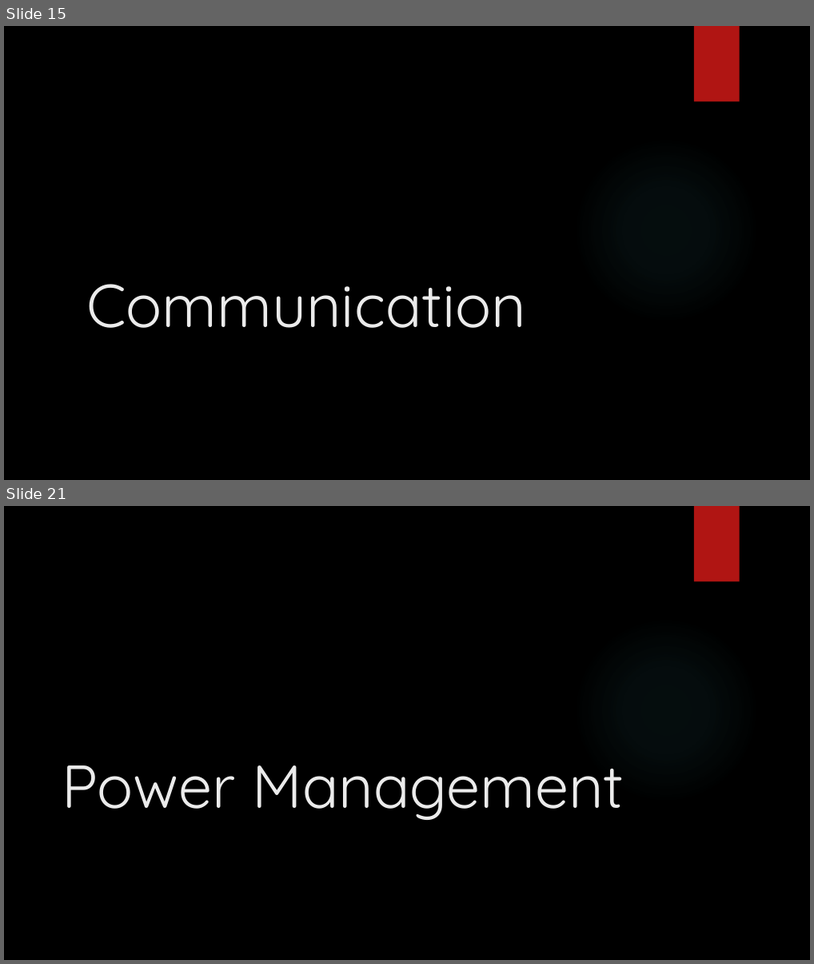
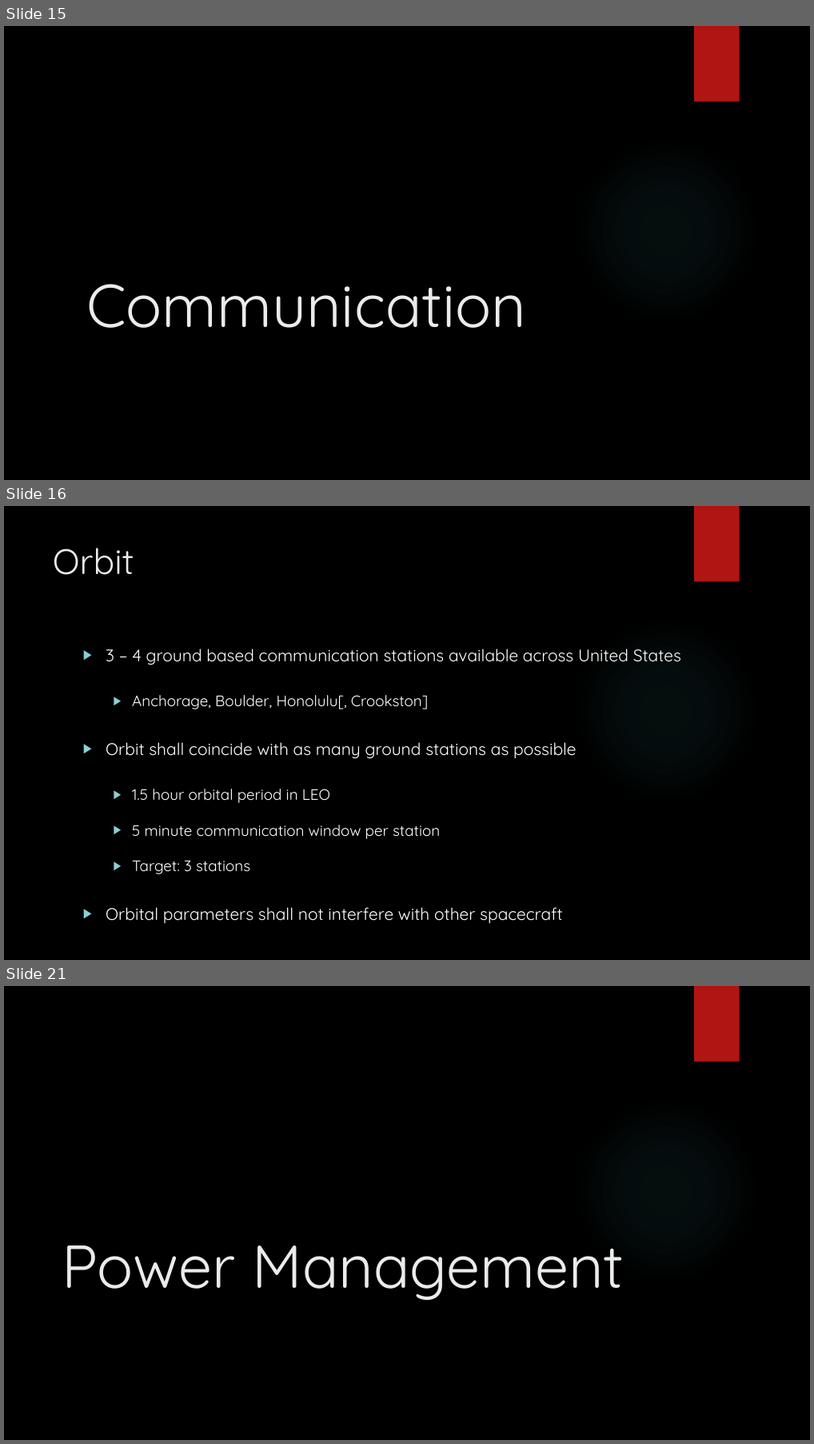
Before and after one commit to HASP-UMN/CubeSat, a slide deck: Presentations/PDR_Presentation.pptx. Shown one above the other, each under a label of ours: slides 15 and 21 before the commit, slides 15, 16 and 21 after it; the slides between them are not shown. The pictures are 814x964 and 814x1444 pixels, drawn with LibreOffice and Linux fonts; fonts in the diff are those of the drawing; background and template pictures are left out. Boxes give left, top, right and bottom in pixels: in the first picture for what was removed or moved away, otherwise in the second. Text is boxed around its words. In the diff, an @@ line names an element or a change of style, - is before the commit and + after.

```diff
--- a/Presentations/PDR_Presentation.pptx
+++ b/Presentations/PDR_Presentation.pptx
@@ slide 16 added at [4, 506, 810, 960], background picture (left out); not listed: 2 template elements that a slide beside it also shows @@
@@ title added at [53, 548, 134, 575], 42 pt, text #EBEBEB @@
+Orbit
@@ text added at [106, 648, 682, 923], 20 pt, text #FFFFFF @@
+▶ 3 – 4 ground based communication stations available across United States
+  ▶ Anchorage, Boulder, Honolulu[, Crookston]
+▶ Orbit shall coincide with as many ground stations as possible
+  ▶ 1.5 hour orbital period in LEO
+  ▶ 5 minute communication window per station
+  ▶ Target: 3 stations
+▶ Orbital parameters shall not interfere with other spacecraft
```
Also in this commit, not shown: 4 slides changed, 1 other slide added, 2 slides removed, 1 other file.
